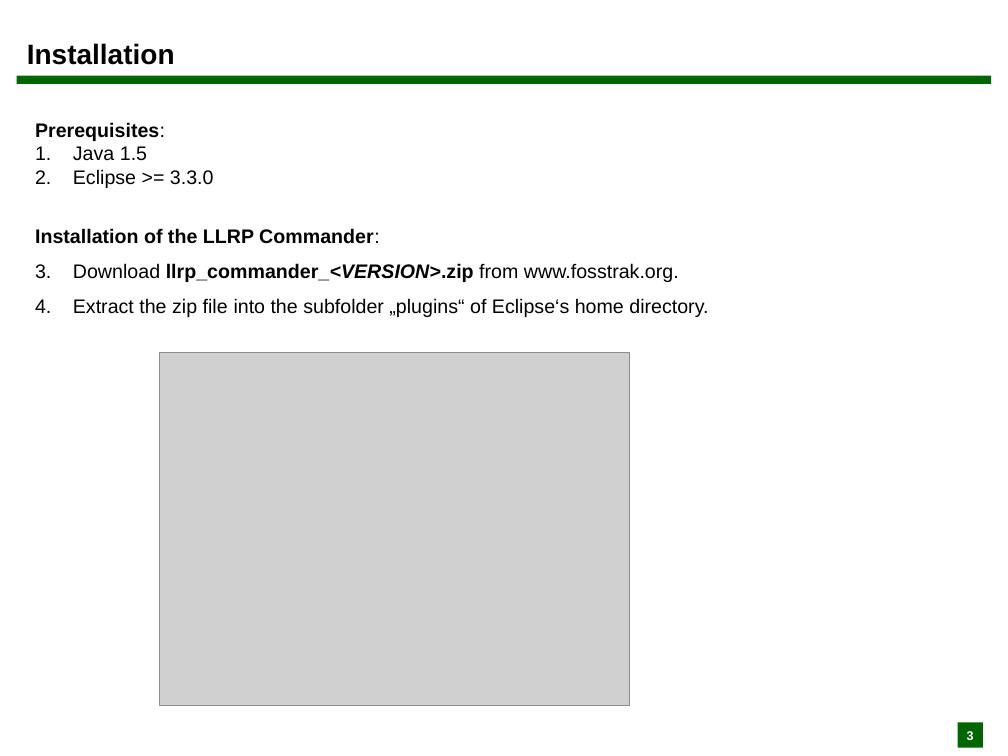
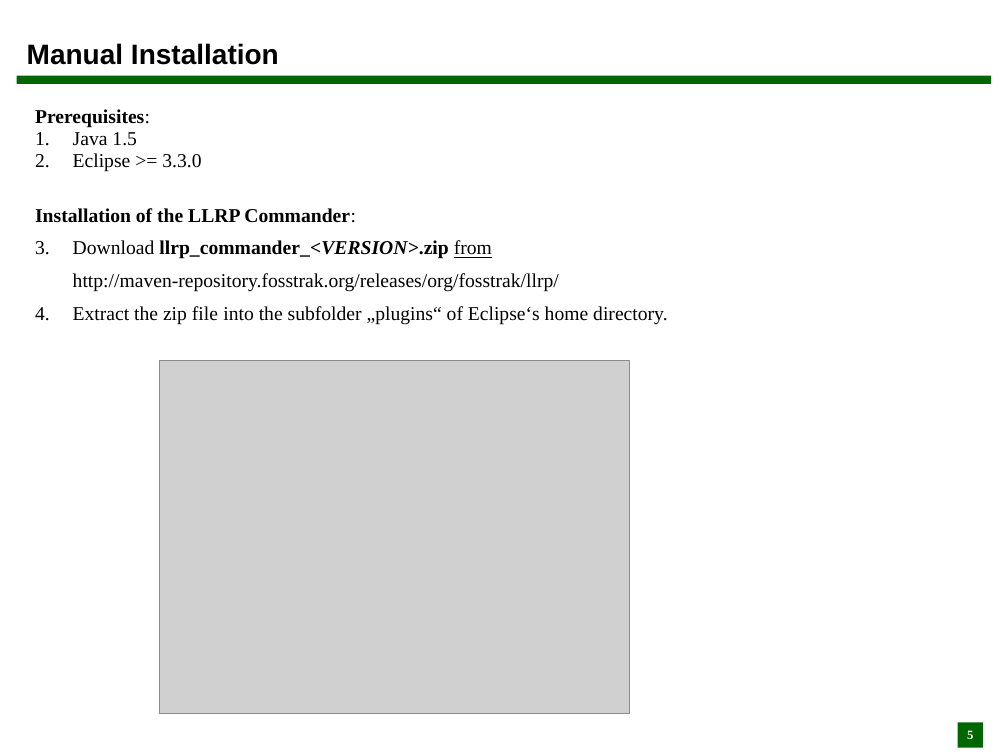
Before and after one commit to Fosstrak/fosstrak-llrp, a slide deck: slide 5 of src/site/resources/pdf/llrp_commander_UserGuide.ppt (slide 3 before the commit). Drawn at 1008x756 pixels with LibreOffice and Linux fonts; fonts in the diff are those of the drawing; grey boxes stand for pictures. Boxes give left, top, right and bottom in pixels: in the first picture for what was removed or moved away, otherwise in the second. Text is boxed around its words. In the diff, an @@ line names an element or a change of style, - is before the commit and + after.

Commit message:
- updated to describe the installation with the eclipse update manager.

```diff
--- a/src/site/resources/pdf/llrp_commander_UserGuide.ppt
+++ b/src/site/resources/pdf/llrp_commander_UserGuide.ppt
@@ text at (27, 43, 279, 65): text changed @@
-Installation
+Manual Installation
@@ text at (35, 109, 667, 325): font Arial to Times New Roman in "Prerequisites:", "Java 1.5", "Eclipse >= 3.3.0", "Installation of the LLRP Commander:" and 1 more places; indent changed; line spacing 1.5 to 0.93; line spacing 1 to 0.93; line spacing 1.5 to 1.39 @@
@@ text at (73, 240, 559, 292): text changed; font Arial to Times New Roman @@
-1. Download llrp_commander_<VERSION>.zip from www.fosstrak.org.
+1. Download llrp_commander_<VERSION>.zip from
+   http://maven-repository.fosstrak.org/releases/org/fosstrak/llrp/
@@ picture: place and size @@
-picture at (159, 353, 630, 706)
+picture at (159, 361, 630, 714)
@@ page number at (967, 730, 973, 739): text changed; font Arial to Times New Roman @@
-3
+5
```
Also in this commit, not shown: 13 other slides changed, 2 slides added, 1 other file.
